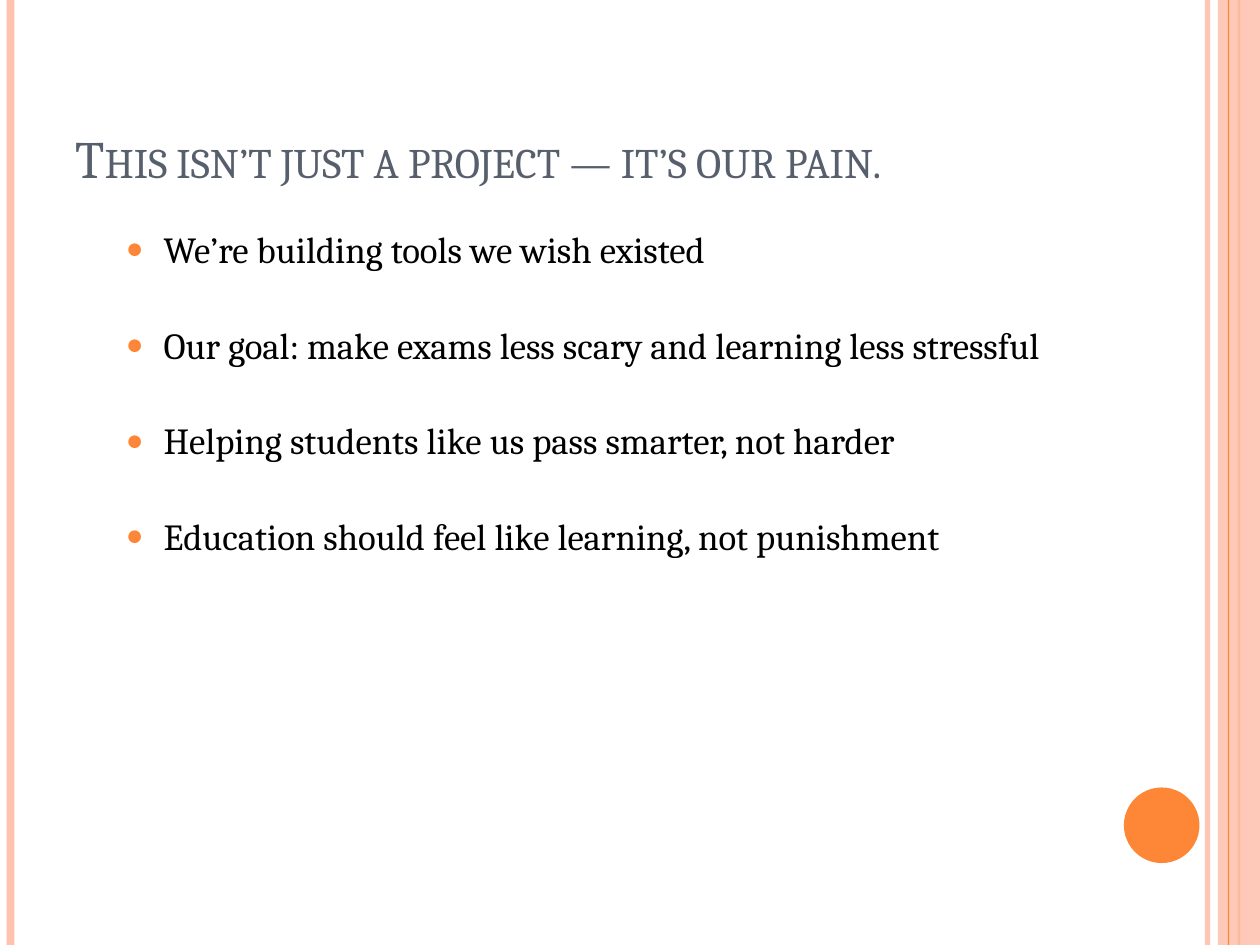
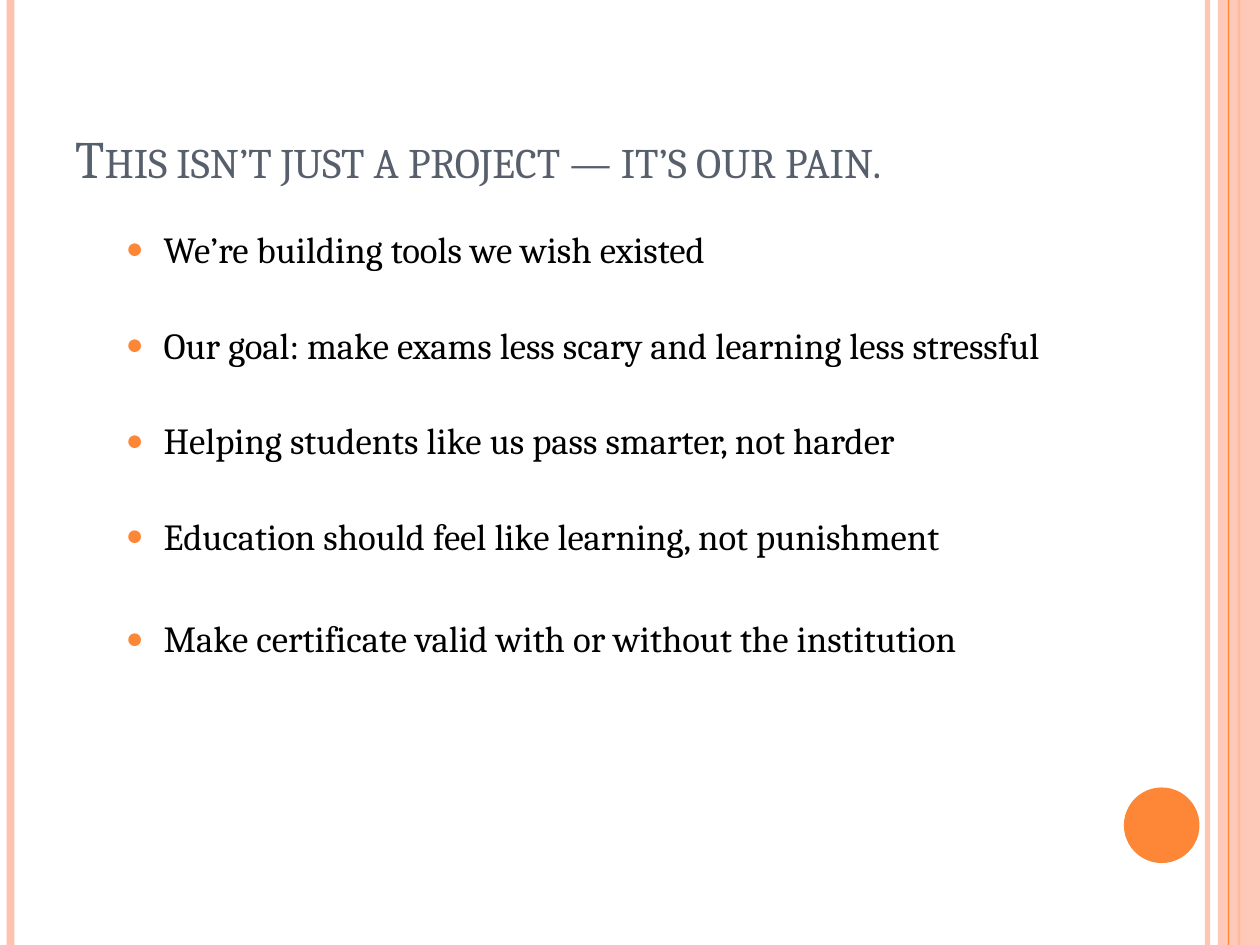
Before and after one commit to princedigital01/proofLearn, a slide deck: slide 8 of presentation/Pitch.pptx (slide 16 before the commit). Drawn at 1260x945 pixels with LibreOffice and Linux fonts; fonts in the diff are those of the drawing. Boxes give left, top, right and bottom in pixels: in the first picture for what was removed or moved away, otherwise in the second. Text is boxed around its words. In the diff, an @@ line names an element or a change of style, - is before the commit and + after.

```diff
--- a/presentation/Pitch.pptx
+++ b/presentation/Pitch.pptx
@@ text at (164,626,956,653): paragraph added @@
+  ● Make certificate valid with or without the institution
```
Also in this commit, not shown: 2 other slides changed, 1 slide added, 11 slides removed, 8 other files.
